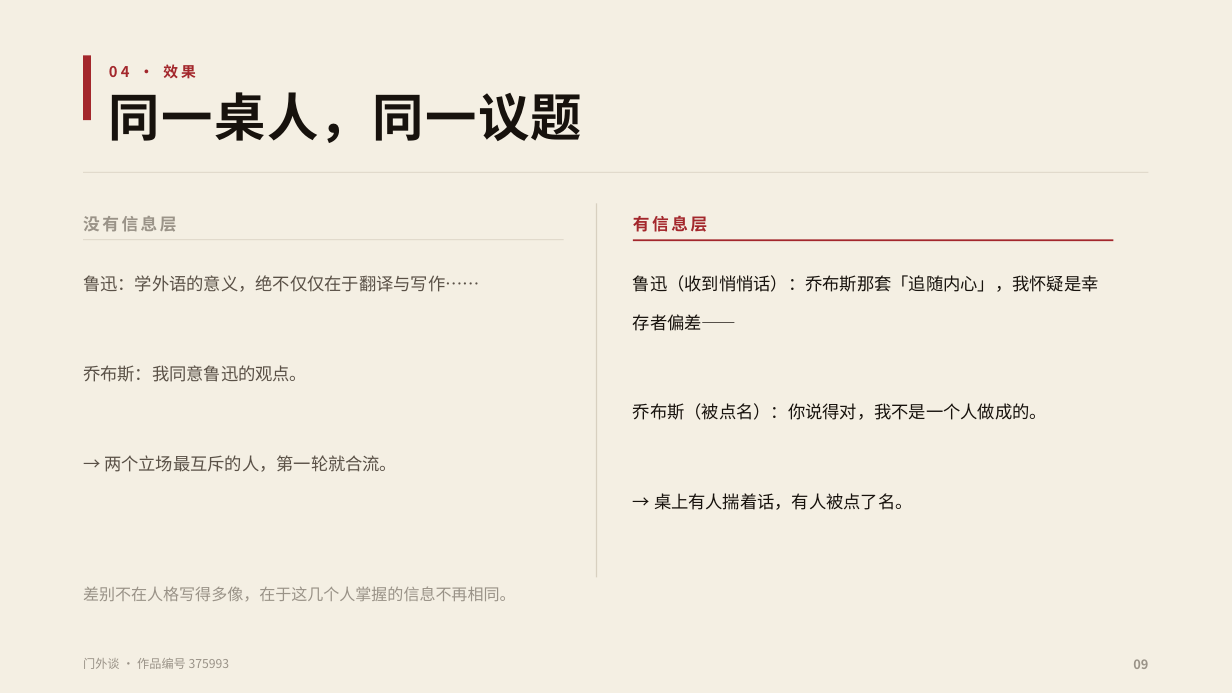
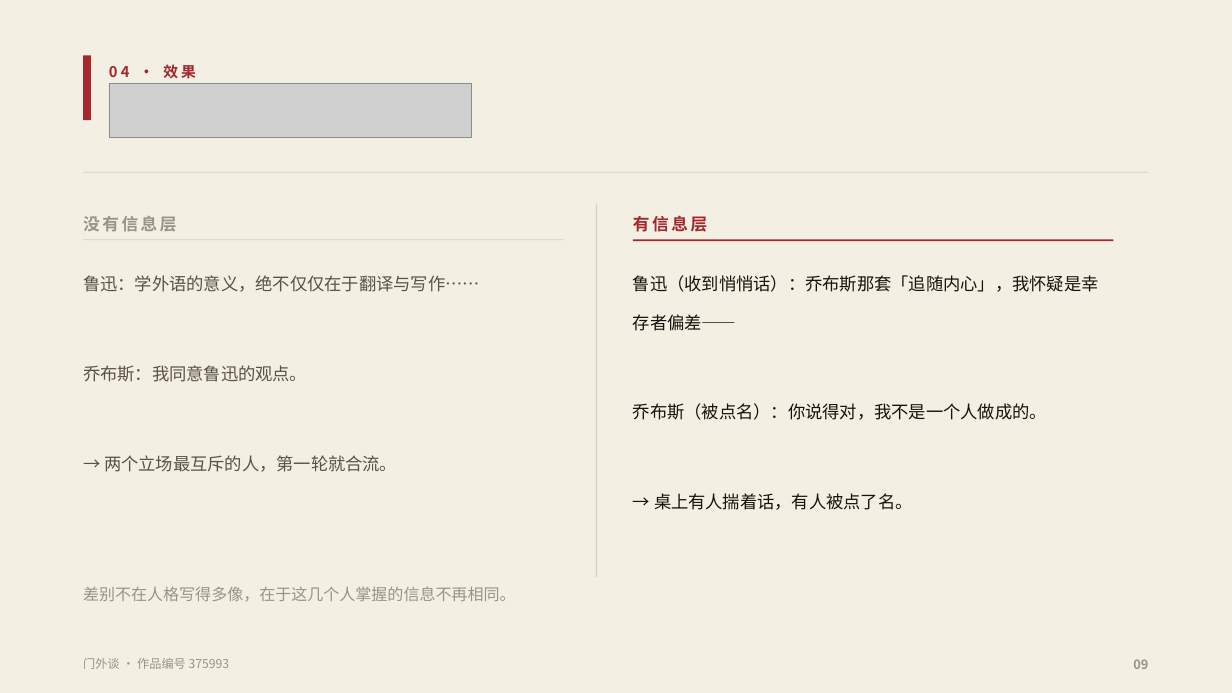
Before and after one commit to fsh114514/menwaitan, a slide deck: slide 9 of competition/答辩PPT.pptx. Drawn at 1232x693 pixels with LibreOffice and Linux fonts; fonts in the diff are those of the drawing; grey boxes stand for pictures. Boxes give left, top, right and bottom in pixels: in the first picture for what was removed or moved away, otherwise in the second. Text is boxed around its words. In the diff, an @@ line names an element or a change of style, - is before the commit and + after.

```diff
--- a/competition/答辩PPT.pptx
+++ b/competition/答辩PPT.pptx
@@ picture added at <box>109,83,471,138</box> @@
@@ text removed at <box>109,92,582,143</box> @@
-同一桌人，同一议题
```
Also in this commit, not shown: 10 other slides changed, 2 other files.
